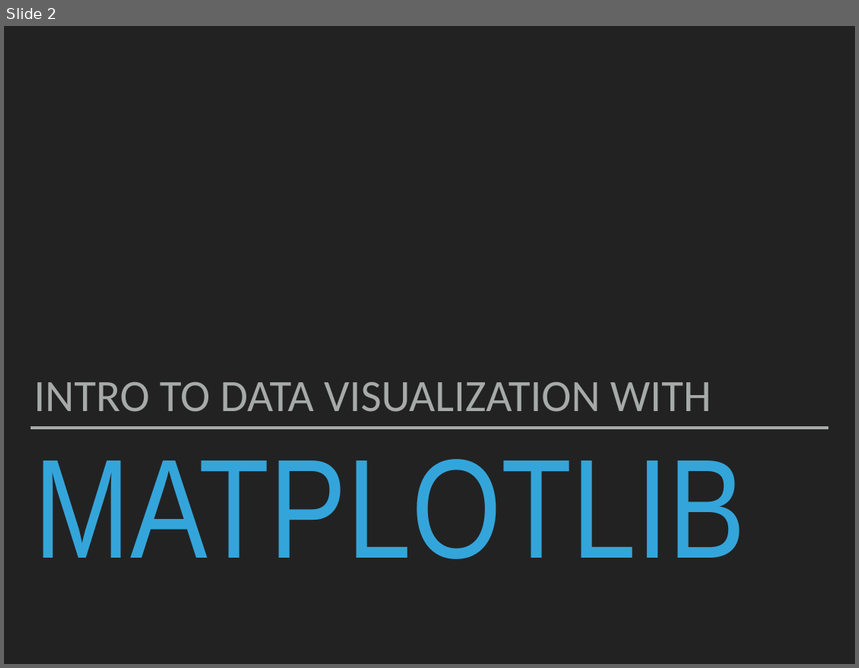
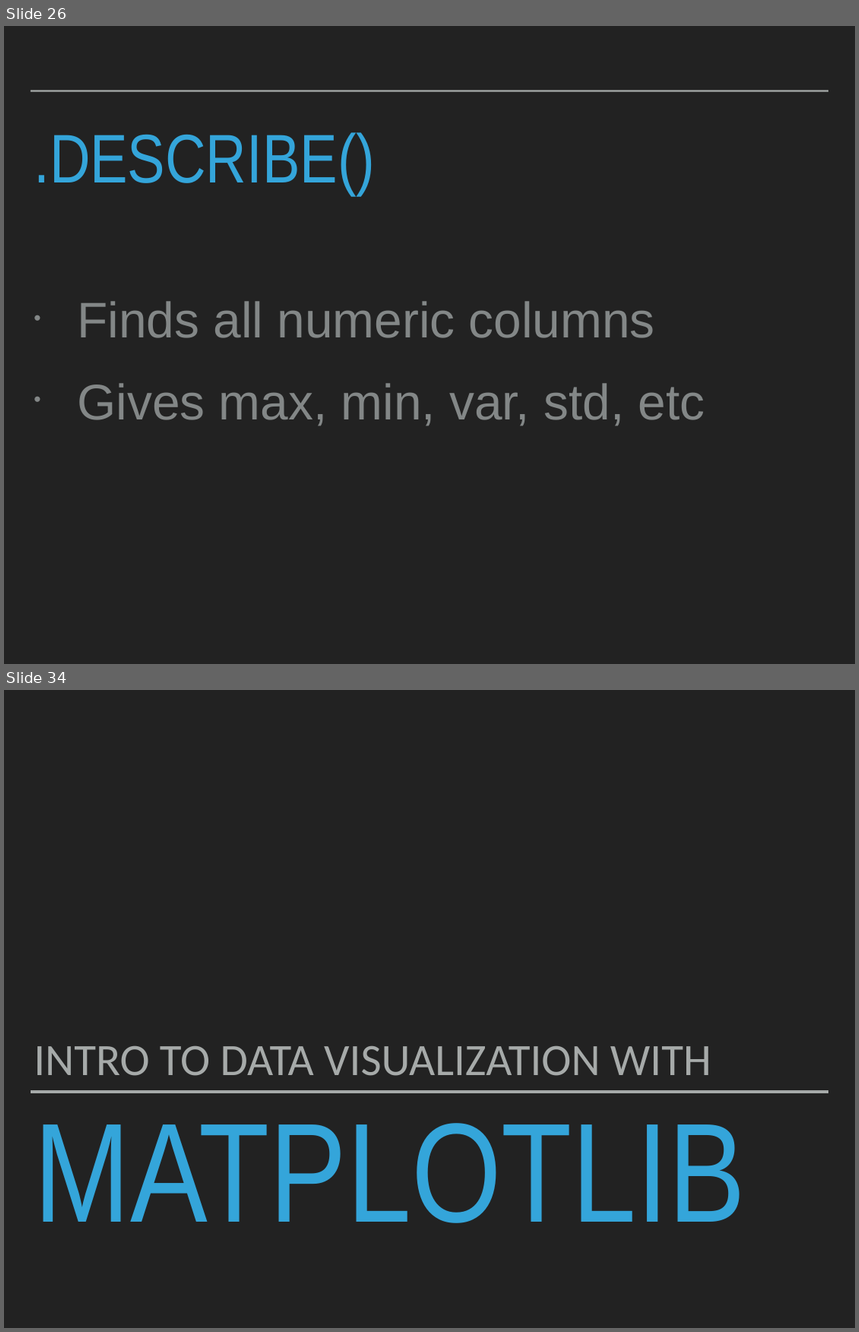
Before and after one commit to robcarrington/python-for-data-science, a slide deck: Session8/Session8_Slides.pptx. Shown one above the other, each under a label of ours: slide 2 before the commit, slides 26 and 34 after it; the slides between them are not shown. The pictures are 859x668 and 859x1332 pixels, drawn with LibreOffice and Linux fonts; fonts in the diff are those of the drawing. Boxes give left, top, right and bottom in pixels: in the first picture for what was removed or moved away, otherwise in the second. Text is boxed around its words. In the diff, an @@ line names an element or a change of style, - is before the commit and + after.

```diff
--- a/Session8/Session8_Slides.pptx
+++ b/Session8/Session8_Slides.pptx
@@ slide 26 added at (4, 26, 855, 664), background #222222 @@
@@ line added from (31, 91) to (829, 91), #A6AAA9 2 pt @@
@@ title added at (34, 132, 375, 195), 82.8 pt, text #34A5DA @@
+.DESCRIBE()
@@ text added at (78, 301, 705, 427), 60.2 pt, text #838787 @@
+• Finds all numeric columns
+• Gives max, min, var, std, etc
@@ what was slide 2 is now slide 34 @@
```
Also in this commit, not shown: 31 other slides added.
